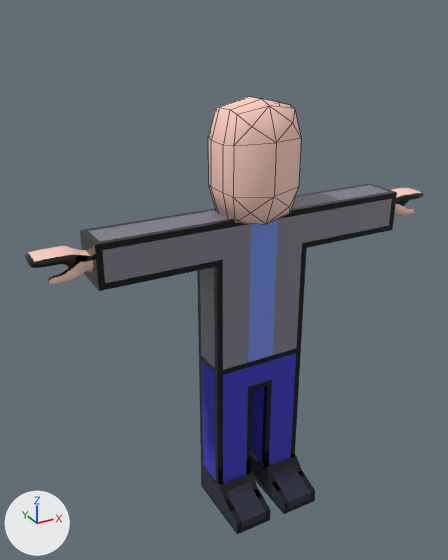
Two versions of the FBX model Assets/Models/Human.fbx, one commit apart.
Camera for both pictures: a 50 mm lens placed at (0.211, -2.872, 4.636), pointed at (0.797, -1.808, 4.103). Arrows for +X, +Y and +Z are at lower left; the lights stay in place. Mesh edges are drawn as thin lines on the coarser meshes. Where no turn or scale is listed for an object, it has been applied to the vertices.

Names of what the first picture shows: 'Body', 'Head'.
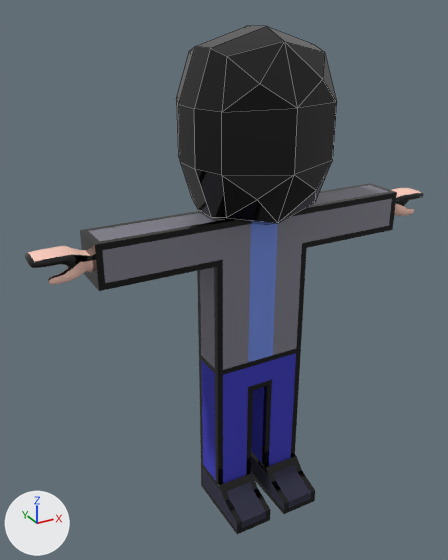
Changed parts and their boxes (x1, y1, x2, y2) in the pictures (448 x 560 px):
'Head.001', added (black)
    after: (176, 26, 337, 225)
'Head', unchanged, covered by the edit
    before: (208, 96, 301, 224)

What the commit changed:
Mesh me_cube_107 is new.
It has 104 vertices, 132 faces and spans x -0.143..0.143, y -0.137..0.137, z -0.013..0.355.
It uses material mat_outline (black #000000).
Object 'Head.001' (ob_head_001) is new; it shows me_cube_107.
Its location is (0.844, -1.844, 4.25).
